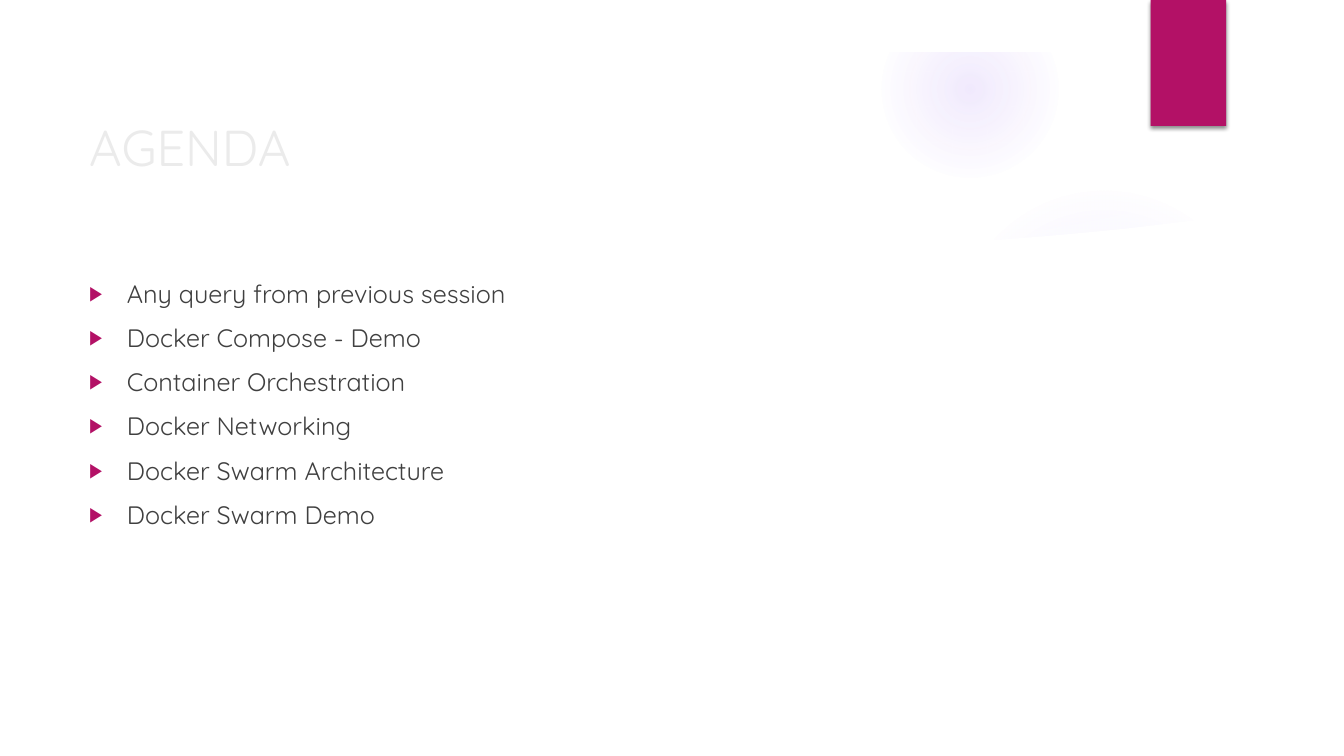
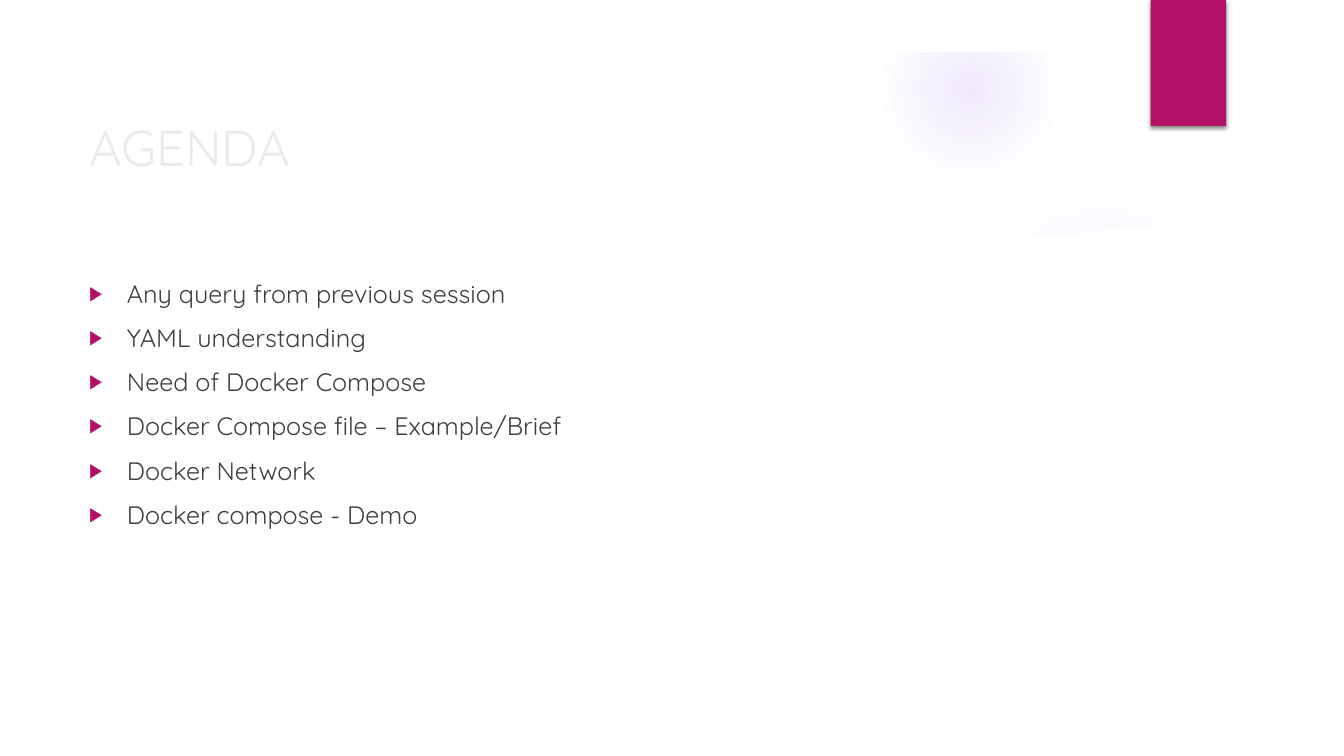
Before and after one commit to deepkumartraining/docker-k8s-April23, a slide deck: slide 2 of Day11/DockerAndKubernetes_Training-Day11.pptx. Drawn at 1344x756 pixels with LibreOffice and Linux fonts; fonts in the diff are those of the drawing; background and template pictures are left out. Boxes give left, top, right and bottom in pixels: in the first picture for what was removed or moved away, otherwise in the second. Text is boxed around its words. In the diff, an @@ line names an element or a change of style, - is before the commit and + after.

```diff
--- a/Day11/DockerAndKubernetes_Training-Day11.pptx
+++ b/Day11/DockerAndKubernetes_Training-Day11.pptx
@@ text at [127,328,561,529]: text changed @@
-▶ Docker Compose - Demo
-▶ Container Orchestration
-▶ Docker Networking
-▶ Docker Swarm Architecture
-▶ Docker Swarm Demo
+▶ YAML understanding
+▶ Need of Docker Compose
+▶ Docker Compose file – Example/Brief
+▶ Docker Network
+▶ Docker compose - Demo
```
Also in this commit, not shown: 1 other slide changed, 2 slides added, 1 slide removed, 3 other files.
